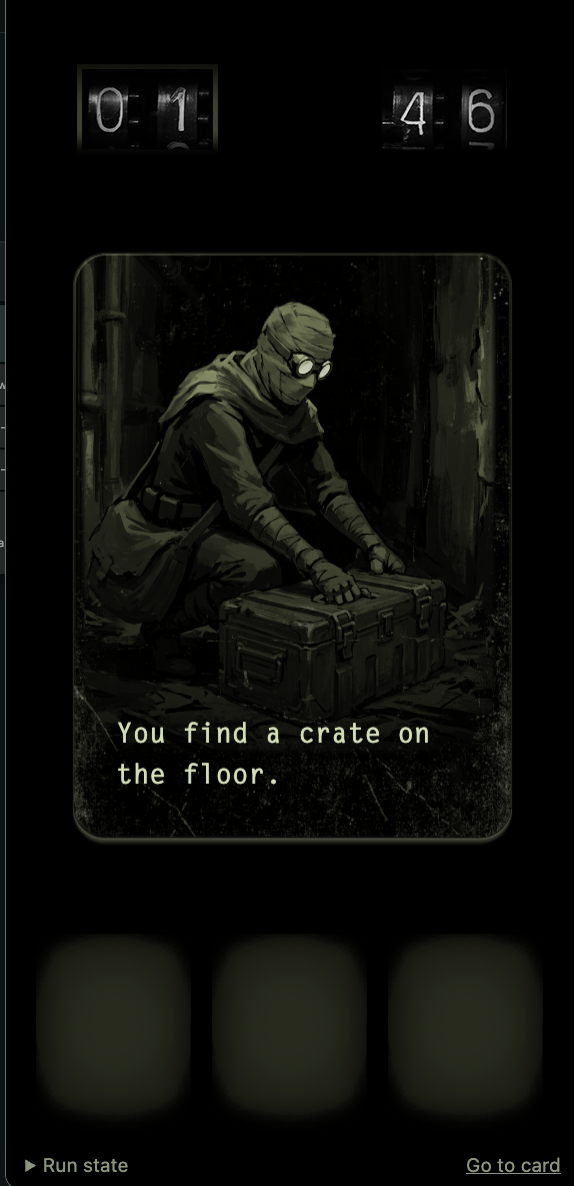
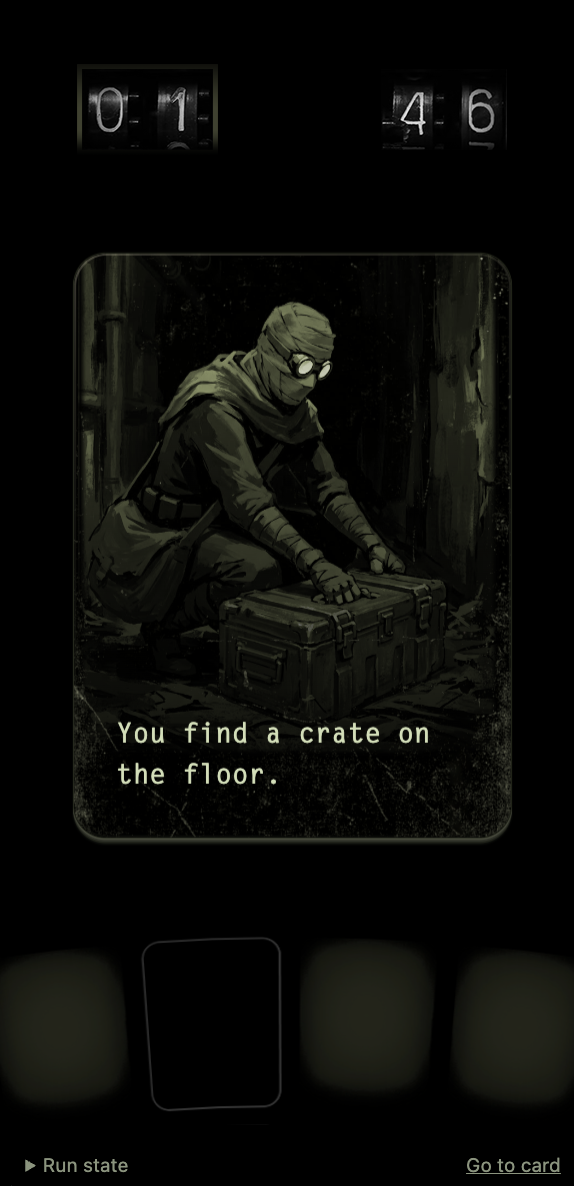
Two versions of the same layered image (w=574, h=1186). Layer-by-layer changes:
added layer "Layer 9" above "Layer 8" over [0, 927, 574, 1145]
added layer "Layer 8" above "Group 1" over [0, 0, 574, 1186]
